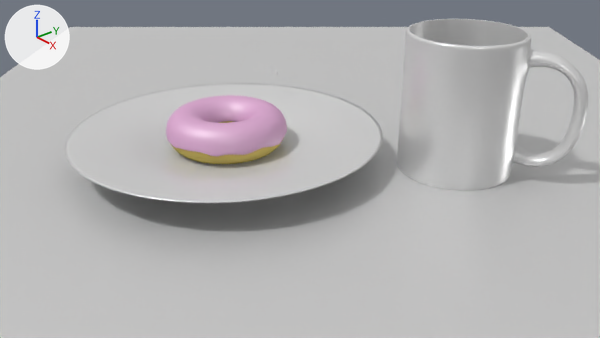
The Blender file utb-2017/blender/donut/donut.blend as it was, and as the next commit left it.
Camera for both pictures: the file's camera 'Camera'. Lighting does not change. The marker at upper left points along +X, +Y and +Z.
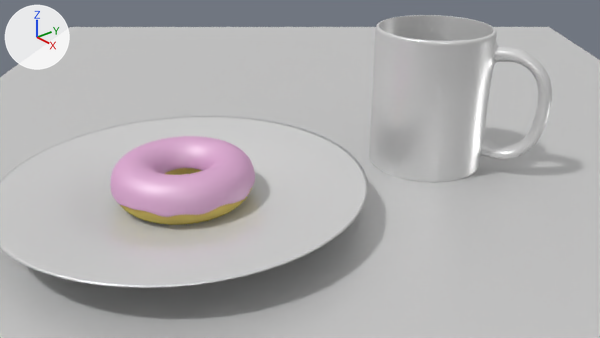
What differs and where, as boxes [x1, y1, x2, y2] in the pictures (600 x 338 px):
'Cylinder.001', moved
    before: [65, 83, 383, 203]
    after: [0, 116, 368, 288]
'Cylinder', moved
    before: [397, 19, 588, 191]
    after: [369, 15, 552, 183]
'Torus.000', moved, modifiers changed
    before: [166, 95, 287, 156]
    after: [110, 136, 255, 217]
'Torus.001', moved
    before: [170, 121, 284, 164]
    after: [119, 168, 252, 225]

Diff of the bpy script that builds the scene:
```diff
--- a/utb-2017/blender/donut/donut.blend.py
+++ b/utb-2017/blender/donut/donut.blend.py
@@ ob_torus_000 @@
 ob_torus_000 = bpy.data.objects.new('Torus.000', me_torus_002)
-ob_torus_000.location = (1.12, -3.28, 0.62)
+ob_torus_000.location = (2.51, -5.08, 0.62)
 ob_torus_000.scale = (0.787, 0.787, 0.787)
@@ ob_torus_000 @@
 _m = ob_torus_000.modifiers.new('Solidify', 'SOLIDIFY')
 _m.offset = 1.0
+_m.use_flip_normals = True
 _m.nonmanifold_thickness_mode = 'FIXED'
@@ ob_torus_001 @@
 ob_torus_001 = bpy.data.objects.new('Torus.001', me_torus_001)
-ob_torus_001.location = (1.12, -3.28, 0.62)
+ob_torus_001.location = (2.51, -5.08, 0.62)
 ob_torus_001.scale = (0.787, 0.787, 0.787)
@@ ob_cylinder @@
 ob_cylinder = bpy.data.objects.new('Cylinder', me_cylinder_001)
-ob_cylinder.location = (4.23, -0.13, 1.3)
+ob_cylinder.location = (3.65, -0.31, 1.3)
 ob_cylinder.rotation_euler = (0.0, 0.0, 0.471)  # degrees (0, 0, 27)
@@ ob_cylinder_001 @@
 ob_cylinder_001 = bpy.data.objects.new('Cylinder.001', me_cylinder_003)
-ob_cylinder_001.location = (1.12, -3.28, 0.48)
+ob_cylinder_001.location = (2.51, -5.08, 0.48)
 ob_cylinder_001.scale = (0.787, 0.787, 0.787)
```
